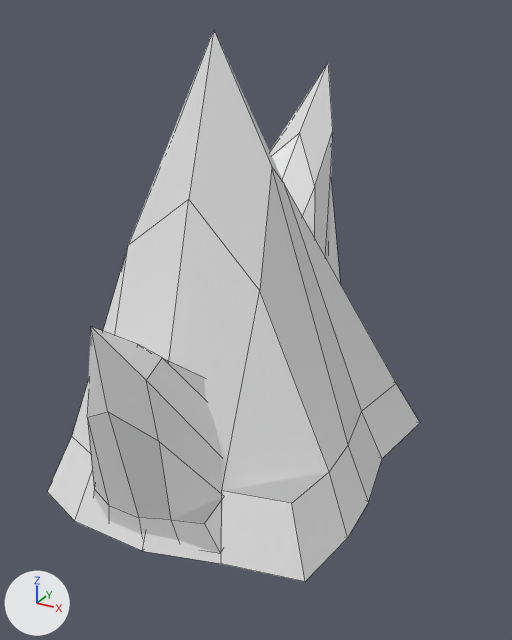
Renders of the FBX model beat-striker/Assets/Project/Strikers/LargeWizard/Effects/Attack2/ice.fbx from each side of a commit.
Camera for both pictures: a camera (50 mm lens) standing at (1.95, -3.3, 2.64) and looking at (0.18, -0.07, 1.02). The axes (+X, +Y, +Z) are drawn at lower left. The lights are the same throughout. The picture after the commit comes second. Mesh edges are drawn as thin lines. Where no turn or scale is listed for an object, it has been applied to the vertices.

Names of what the first picture shows: '平面'.
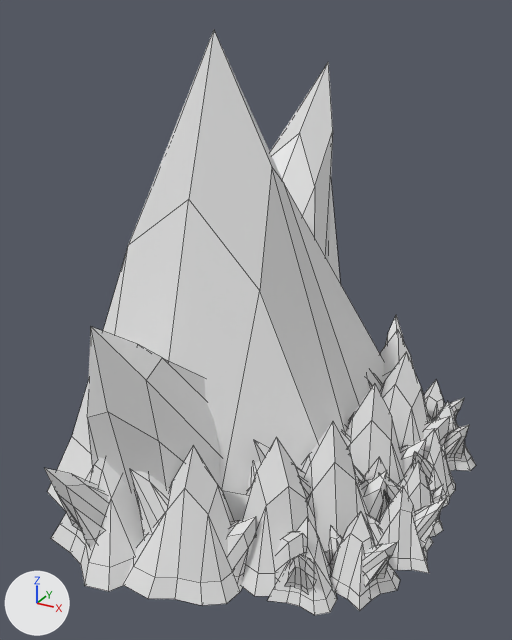
Boxes (x1, y1, x2, y2) around the edits, measured in the pictures (512 x 640 px):
'平面', reshaped (16% wider): before (47, 30, 420, 582); after (44, 30, 476, 615)
part 1 of me_平面, added: after (242, 437, 314, 596)
part 2 of me_平面, added: after (301, 421, 372, 563)
part 3 of me_平面, added: after (347, 383, 405, 484)
part 4 of me_平面, added: after (380, 353, 430, 447)
part 5 of me_平面, added: after (380, 329, 415, 380)
part 6 of me_平面, added: after (124, 445, 242, 605)
part 7 of me_平面, added: after (51, 457, 144, 591)
part 8 of me_平面, added: after (267, 517, 337, 615)
part 9 of me_平面, added: after (329, 511, 400, 611)
part 10 of me_平面, added: after (363, 457, 390, 520)
part 11 of me_平面, added: after (423, 429, 455, 508)
part 12 of me_平面, added: after (397, 461, 443, 537)
part 13 of me_平面, added: after (376, 486, 433, 573)
part 14 of me_平面, added: after (434, 402, 476, 471)
part 15 of me_平面, added: after (424, 380, 459, 428)
part 16 of me_平面, added: after (44, 315, 469, 594)

Edits to the bpy script that builds the scene:
```text
Change me_平面:
    remove me_平面.from_pydata(...)  # 150 vertices, 153 faces; spans x -1.14..0.91, y -1.14..1.39, z 0.0..2.54
    add me_平面.from_pydata(...)  # 2088 vertices, 1853 faces; spans x -1.14..1.39, y -1.35..1.39, z 0.0..2.54
    me_平面 part 1: the loose piece of 50 vertices spanning x -1.14..0.91, y -0.99..1.21, z 0.0..2.54 is copied, and the copy is turned 50 degrees about the z axis through its middle and scaled by 0.286, then moved by (0.7, -0.76, -0.91); it spans x 0.23..0.96, y -0.99..-0.27, z 0.0..0.73
    me_平面 part 2: the loose piece of 50 vertices spanning x -1.14..0.91, y -0.99..1.21, z 0.0..2.54 is copied, and the copy is turned 129.3 degrees about the z axis through its middle and scaled by 0.286, then moved by (0.89, -0.55, -0.91); it spans x 0.41..1.12, y -0.8..-0.07, z 0.0..0.73
    me_平面 part 3: the loose piece of 50 vertices spanning x -1.14..0.91, y -0.99..1.21, z 0.0..2.54 is copied, and the copy is turned 112.8 degrees about the z axis through its middle and scaled by 0.286, then moved by (0.93, -0.06, -0.91); it spans x 0.48..1.15, y -0.28..0.4, z 0.0..0.73
    me_平面 part 4: the loose piece of 50 vertices spanning x -1.14..0.91, y -0.99..1.21, z 0.0..2.54 is copied, and the copy is turned 83.3 degrees about the z axis through its middle and scaled by 0.286, then moved by (0.96, 0.42, -0.91); it spans x 0.51..1.16, y 0.25..0.85, z 0.0..0.73
    me_平面 part 5: the loose piece of 50 vertices spanning x -1.14..0.91, y -0.99..1.21, z 0.0..2.54 is copied, and the copy is turned 19.9 degrees about the z axis through its middle and scaled by 0.286, then moved by (0.82, 0.76, -0.91); it spans x 0.39..1.05, y 0.54..1.2, z 0.0..0.73
    me_平面 part 6: the loose piece of 50 vertices spanning x -1.14..0.91, y -0.99..1.21, z 0.0..2.54 is copied, and the copy is turned 99.6 degrees about the z axis through its middle and scaled by 0.286, then moved by (0.38, -1.05, -0.91); it spans x -0.02..0.6, y -1.25..-0.63, z 0.0..0.73
    me_平面 part 7: the loose piece of 50 vertices spanning x -1.14..0.91, y -0.99..1.21, z 0.0..2.54 is copied, and the copy is turned 165.3 degrees about the z axis through its middle and scaled by 0.286, then moved by (-0.04, -1.1, -0.91); it spans x -0.5..0.13, y -1.33..-0.68, z 0.0..0.73
    me_平面 part 8: the loose piece of 50 vertices spanning x -1.14..0.91, y -0.99..1.21, z 0.0..2.54 is copied, and the copy is turned -164 degrees about the z axis through its middle and scaled by 0.161, then moved by (0.97, -0.91, -1.07); it spans x 0.67..1.04, y -0.98..-0.62, z 0.0..0.41
    me_平面 part 9: the loose piece of 50 vertices spanning x -1.14..0.91, y -0.99..1.21, z 0.0..2.54 is copied, and the copy is turned -108.7 degrees about the z axis through its middle and scaled by 0.161, then moved by (1.19, -0.73, -1.07); it spans x 0.89..1.27, y -0.83..-0.46, z 0.0..0.41
    me_平面 part 10: the loose piece of 50 vertices spanning x -1.14..0.91, y -0.99..1.21, z 0.0..2.54 is copied, and the copy is turned 93.6 degrees about the z axis through its middle and scaled by 0.161, then moved by (1.07, -0.26, -1.07); it spans x 0.78..1.14, y -0.32..0.02, z 0.0..0.41
    me_平面 part 11: the loose piece of 50 vertices spanning x -1.14..0.91, y -0.99..1.21, z 0.0..2.54 is copied, and the copy is turned 169.6 degrees about the z axis through its middle and scaled by 0.161, then moved by (1.28, 0.15, -1.07); it spans x 0.98..1.32, y 0.07..0.43, z 0.0..0.41
    me_平面 part 12: the loose piece of 50 vertices spanning x -1.14..0.91, y -0.99..1.21, z 0.0..2.54 is copied, and the copy is turned 134.3 degrees about the z axis through its middle and scaled by 0.161, then moved by (1.28, -0.2, -1.07); it spans x 0.95..1.35, y -0.3..0.12, z 0.0..0.41
    me_平面 part 13: the loose piece of 50 vertices spanning x -1.14..0.91, y -0.99..1.21, z 0.0..2.54 is copied, and the copy is turned -69.4 degrees about the z axis through its middle and scaled by 0.161, then moved by (1.31, -0.43, -1.07); it spans x 1.01..1.38, y -0.51..-0.13, z 0.0..0.41
    me_平面 part 14: the loose piece of 50 vertices spanning x -1.14..0.91, y -0.99..1.21, z 0.0..2.54 is copied, and the copy is turned -130 degrees about the z axis through its middle and scaled by 0.161, then moved by (1.28, 0.51, -1.07); it spans x 0.96..1.37, y 0.41..0.81, z 0.0..0.41
    me_平面 part 15: the loose piece of 50 vertices spanning x -1.14..0.91, y -0.99..1.21, z 0.0..2.54 is copied, and the copy is turned -111.2 degrees about the z axis through its middle and scaled by 0.161, then moved by (1.14, 0.76, -1.07); it spans x 0.84..1.22, y 0.67..1.04, z 0.0..0.41
    me_平面 part 16: 1088 vertices added at x -0.57..1.39, y -1.35..1.25, z 0.0..0.66
    other edits to the shape of me_平面 do not show in these pictures
```
